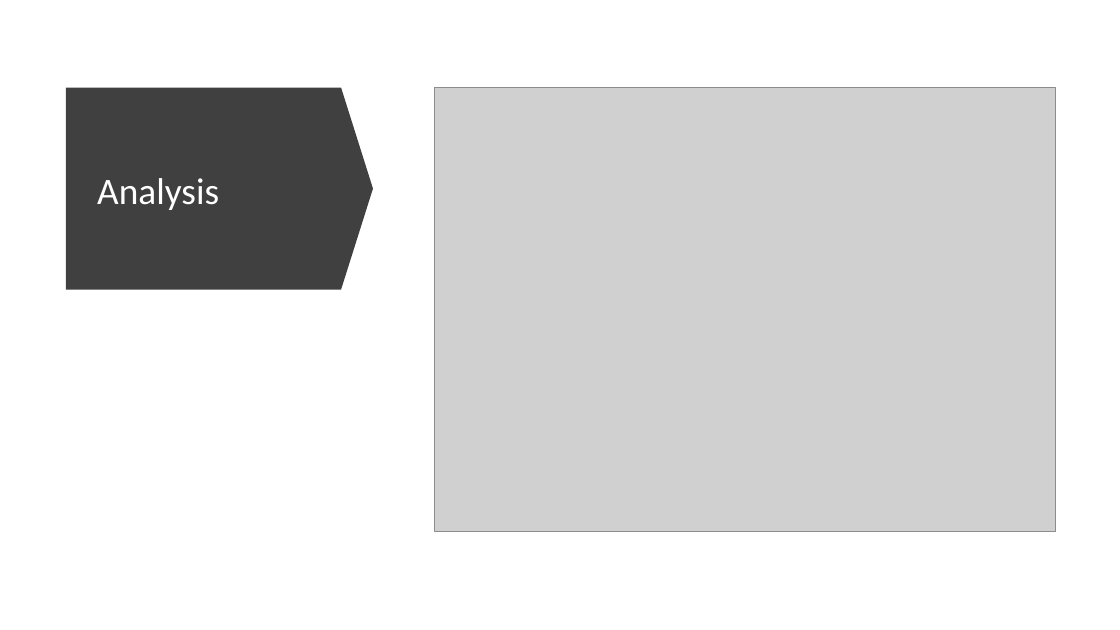
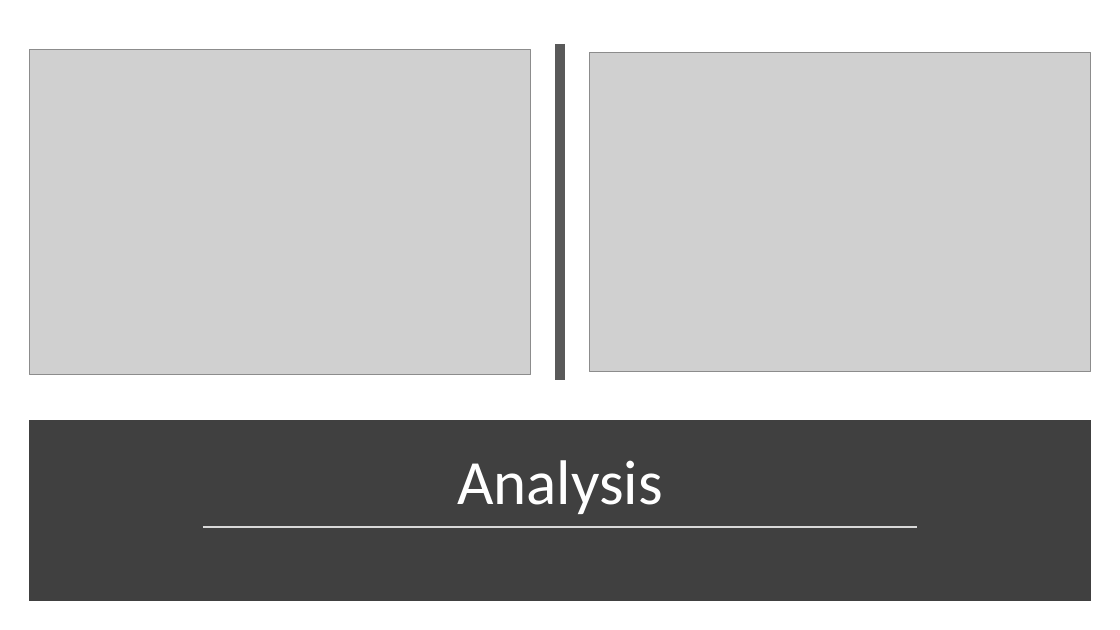
Before and after one commit to ngupta23/DS6372-PredictingPerformanceIntegratedCircuits1, a slide deck: slide 12 of Presentation/Integrated Circuits Manufacturing Process Model.pptx (slide 13 before the commit). Drawn at 1120x630 pixels with LibreOffice and Linux fonts; fonts in the diff are those of the drawing; grey boxes stand for pictures. Boxes give left, top, right and bottom in pixels: in the first picture for what was removed or moved away, otherwise in the second. Text is boxed around its words. In the diff, an @@ line names an element or a change of style, - is before the commit and + after.

```diff
--- a/Presentation/Integrated Circuits Manufacturing Process Model.pptx
+++ b/Presentation/Integrated Circuits Manufacturing Process Model.pptx
@@ picture added at box(29, 49, 531, 375) @@
@@ line added from (560, 44) to (560, 380), #595959 8 pt @@
@@ picture added at box(590, 52, 1091, 371) @@
@@ down arrow removed at box(66, 88, 373, 290) @@
@@ picture removed at box(435, 87, 1056, 531) @@
@@ rectangle added at box(34, 426, 1086, 596), fill #404040, outline #404040 10 pt @@
@@ title "Analysis": place and size @@
-title "Analysis" at box(97, 178, 219, 210)
+title "Analysis" at box(457, 460, 663, 514)
@@ title "Analysis" at box(457, 460, 663, 514): size 32 to 54 pt; alignment left to centre; vertical alignment middle to bottom @@
@@ line added from (203, 528) to (918, 528), #D9D9D9 1.75 pt @@
```
Also in this commit, not shown: 3 other slides changed, 2 other files.
